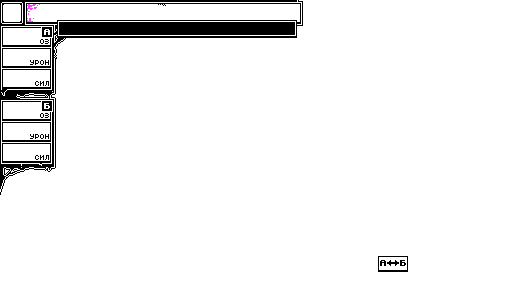
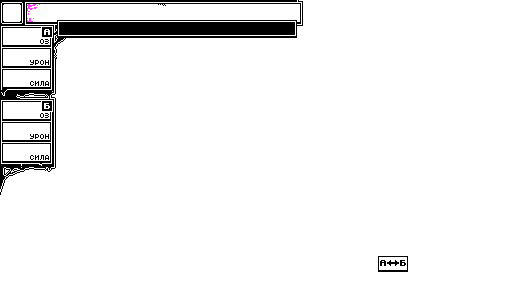
The second 512×288 image is a revision of the first. Changes to its layers:
moved "Layer 6" above "Layer 5", painted on it over (x1=30, y1=81, x2=49, y2=160)
painted on "Layer 5" over (x1=30, y1=81, x2=49, y2=160)
painted on "Layer 4" over (x1=31, y1=81, x2=49, y2=160)
removed layer "Layer 3" over (x1=30, y1=81, x2=49, y2=86)
removed layer "Layer 2" over (x1=31, y1=81, x2=49, y2=86)
